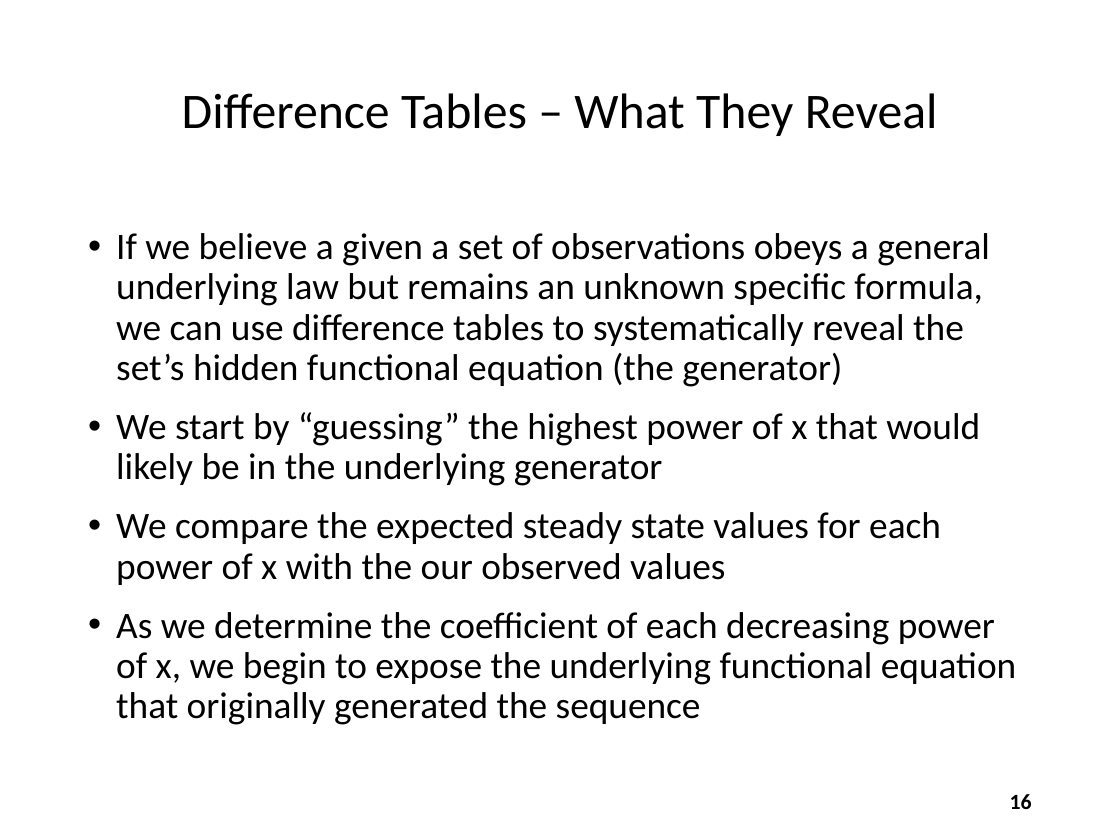
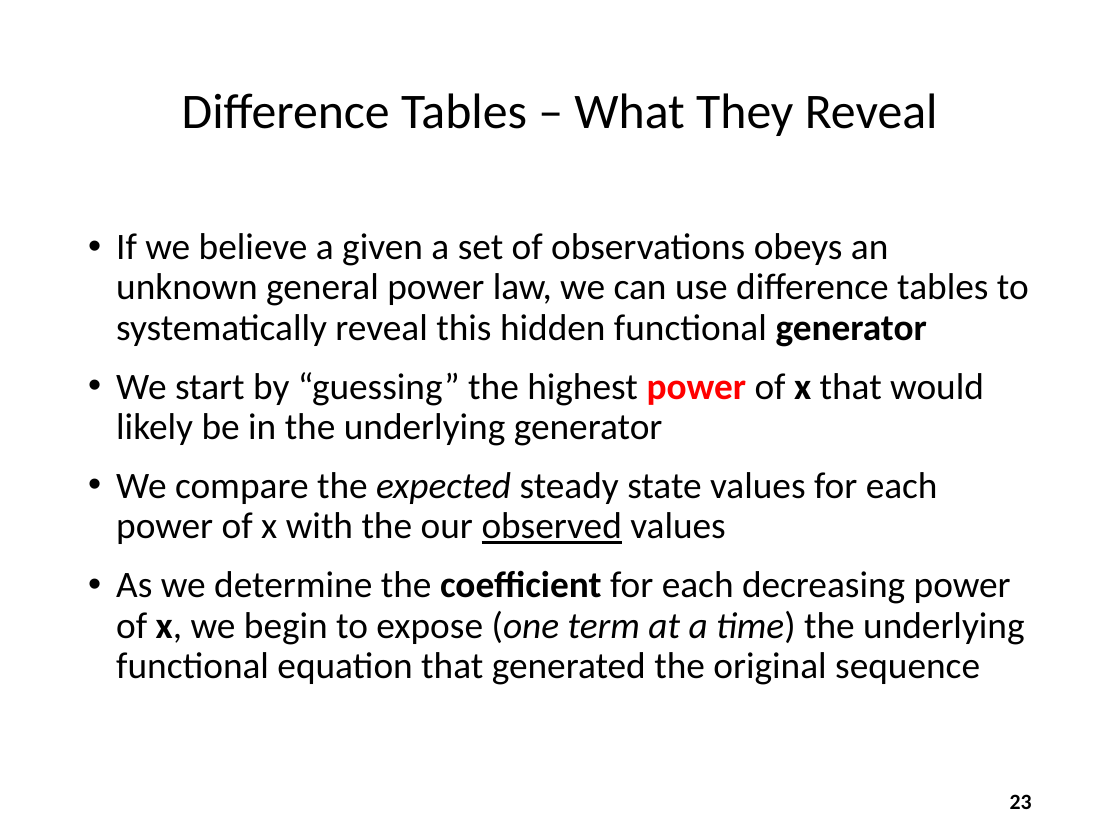
Before and after one commit to dbiersach/scicomp301-cpp-linux, a slide deck: slide 23 of session23/Session 23 - Difference Tables, Least Squares.pptx (slide 16 before the commit). Drawn at 1120x840 pixels with LibreOffice and Linux fonts; fonts in the diff are those of the drawing. Boxes give left, top, right and bottom in pixels: in the first picture for what was removed or moved away, otherwise in the second. Text is boxed around its words. In the diff, an @@ line names an element or a change of style, - is before the commit and + after.

```diff
--- a/session23/Session 23 - Difference Tables, Least Squares.pptx
+++ b/session23/Session 23 - Difference Tables, Least Squares.pptx
@@ text at [116, 233, 1029, 347]: text changed @@
-• If we believe a given a set of observations obeys a general underlying law but remains an unknown specific formula, we can use difference tables to systematically reveal the set’s hidden functional equation (the generator)
+• If we believe a given a set of observations obeys an unknown general power law, we can use difference tables to systematically reveal this hidden functional generator
@@ text at [116, 372, 984, 544]: text colour #000000 to #FF0000 in "power"; bold on in "power x"; italic on in "expected"; underline on in "observed" @@
@@ text at [116, 570, 1024, 685]: text changed @@
-• As we determine the coefficient of each decreasing power of x, we begin to expose the underlying functional equation that originally generated the sequence
+• As we determine the coefficient for each decreasing power of x, we begin to expose (one term at a time) the underlying functional equation that generated the original sequence
@@ page number at [1010, 794, 1032, 809]: text changed @@
-16
+23
```
Also in this commit, not shown: 38 other slides changed, 12 slides added, 1 slide removed, 1 other file.
